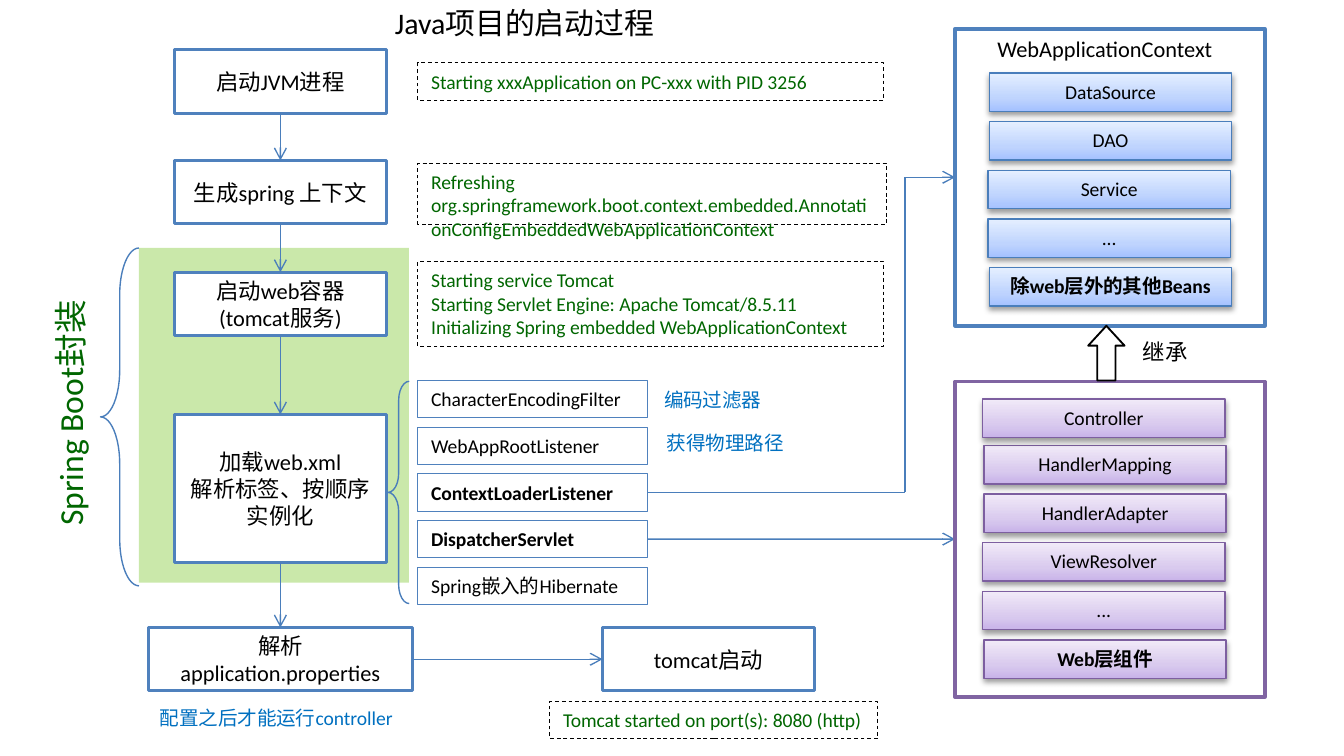
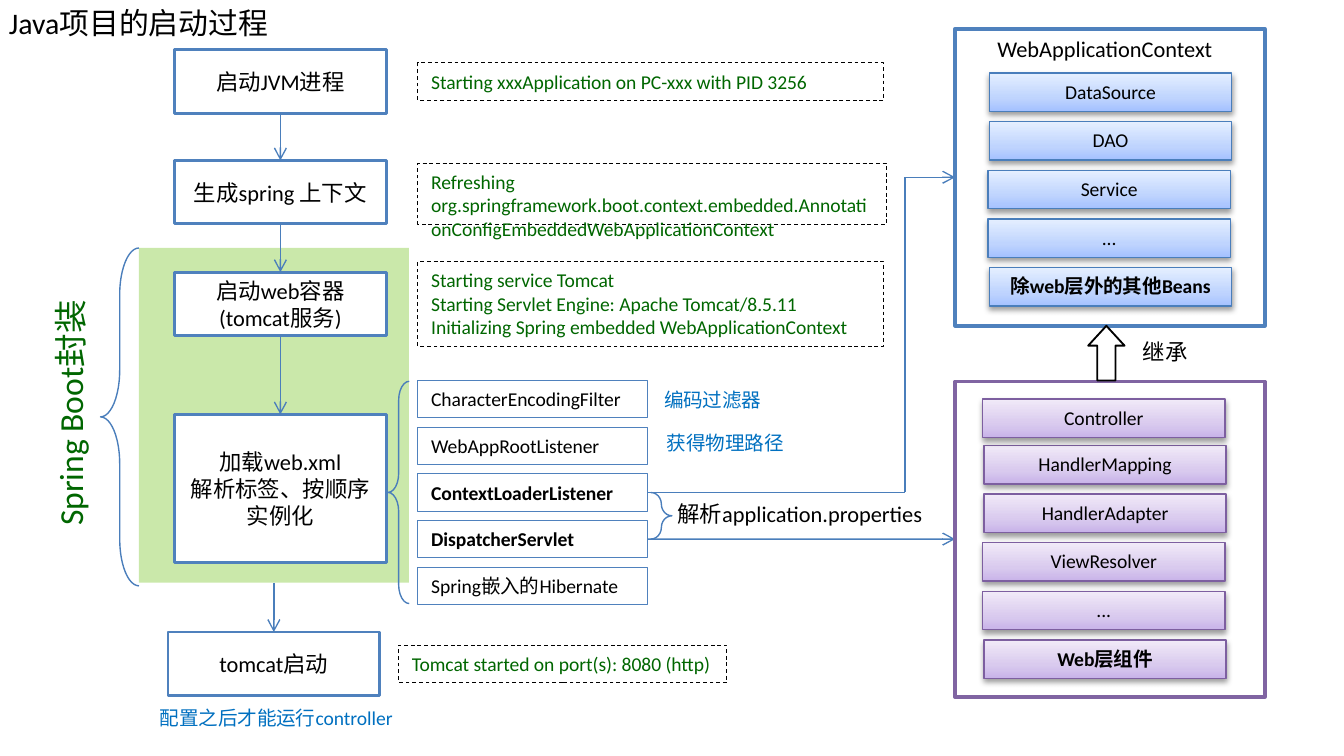
Before and after one commit to SherryLang/javalearning, a slide deck: slide 6 of issueImages/web context loading process.pptx (slide 4 before the commit). Drawn at 1344x756 pixels with LibreOffice and Linux fonts; fonts in the diff are those of the drawing. Boxes give left, top, right and bottom in pixels: in the first picture for what was removed or moved away, otherwise in the second. Text is boxed around its words. In the diff, an @@ line names an element or a change of style, - is before the commit and + after.

```diff
--- a/issueImages/web context loading process.pptx
+++ b/issueImages/web context loading process.pptx
@@ text "Java项目的启动过程": place and size @@
-text "Java项目的启动过程" at [395, 9, 654, 37]
+text "Java项目的启动过程" at [9, 9, 268, 37]
@@ right brace added at [650, 492, 672, 539], outline #4B7EBC 0.75 pt @@
@@ text "解析application.properties": place and size @@
-text "解析application.properties" at [148, 628, 413, 691]
+text "解析application.properties" at [677, 503, 922, 526]
@@ text "解析application.properties" at [677, 503, 922, 526]: alignment centre to left; outline #4F81BD 1.5 pt to none @@
@@ arrow moved from (281, 563) - (281, 628) to (274, 583) - (274, 632) @@
@@ rectangle "tomcat启动": place and size @@
-rectangle "tomcat启动" at [602, 628, 813, 691]
+rectangle "tomcat启动" at [168, 632, 379, 695]
@@ rectangle "Tomcat started on port(s): 8080 ...": place and size @@
-rectangle "Tomcat started on port(s): 8080 ..." at [550, 702, 878, 739]
+rectangle "Tomcat started on port(s): 8080 ..." at [399, 645, 727, 683]
@@ arrow removed from (413, 660) to (602, 660) @@
```
Also in this commit, not shown: 2 other slides changed, 2 slides added, 3 other files.
